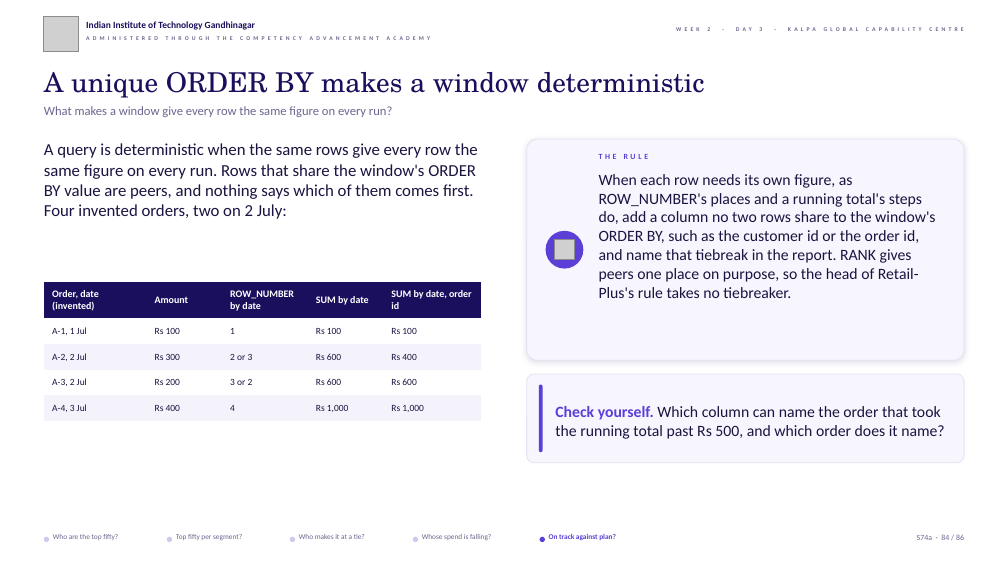
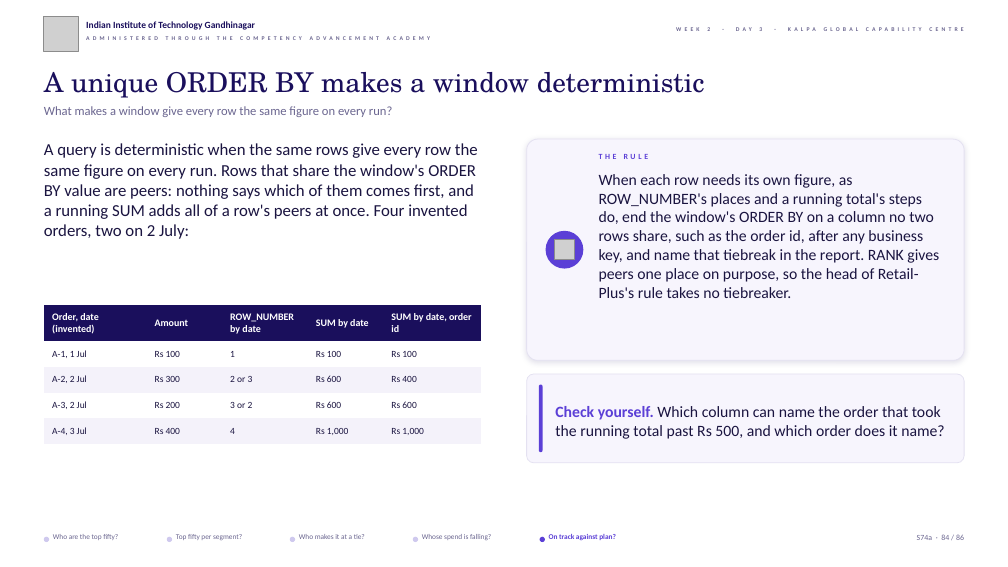
Before and after one commit to fde-academy-lab/c2-content-factory, a slide deck: slide 84 of content/W02/D3/slides/C2_W02_D03_half1_STUDENT.pptx. Drawn at 1008x567 pixels with LibreOffice and Linux fonts; fonts in the diff are those of the drawing; grey boxes stand for pictures; background and template pictures are left out. Boxes give left, top, right and bottom in pixels: in the first picture for what was removed or moved away, otherwise in the second. Text is boxed around its words. In the diff, an @@ line names an element or a change of style, - is before the commit and + after.

```diff
--- a/content/W02/D3/slides/C2_W02_D03_half1_STUDENT.pptx
+++ b/content/W02/D3/slides/C2_W02_D03_half1_STUDENT.pptx
@@ text at bbox=[44, 143, 478, 239]: text changed @@
-A query is deterministic when the same rows give every row the same figure on every run. Rows that share the window's ORDER BY value are peers, and nothing says which of them comes first. Four invented orders, two on 2 July:
+A query is deterministic when the same rows give every row the same figure on every run. Rows that share the window's ORDER BY value are peers: nothing says which of them comes first, and a running SUM adds all of a row's peers at once. Four invented orders, two on 2 July:
@@ text at bbox=[599, 174, 939, 298]: text changed @@
-When each row needs its own figure, as ROW_NUMBER's places and a running total's steps do, add a column no two rows share to the window's ORDER BY, such as the customer id or the order id, and name that tiebreak in the report. RANK gives peers one place on purpose, so the head of Retail-Plus's rule takes no tiebreaker.
+When each row needs its own figure, as ROW_NUMBER's places and a running total's steps do, end the window's ORDER BY on a column no two rows share, such as the order id, after any business key, and name that tiebreak in the report. RANK gives peers one place on purpose, so the head of Retail-Plus's rule takes no tiebreaker.
@@ table: place and size @@
-table at bbox=[44, 282, 481, 421]
+table at bbox=[44, 305, 481, 444]
```
Also in this commit, not shown: 25 other slides changed, 3 other files.
